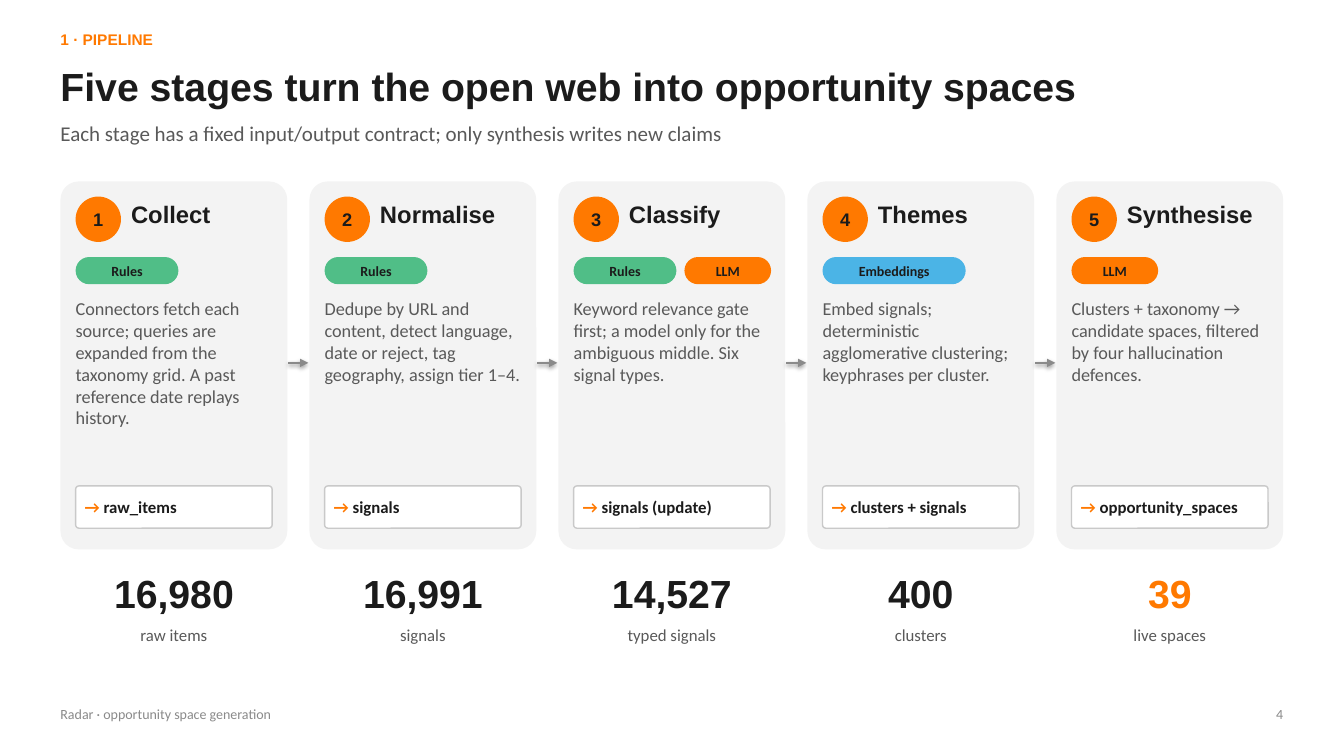
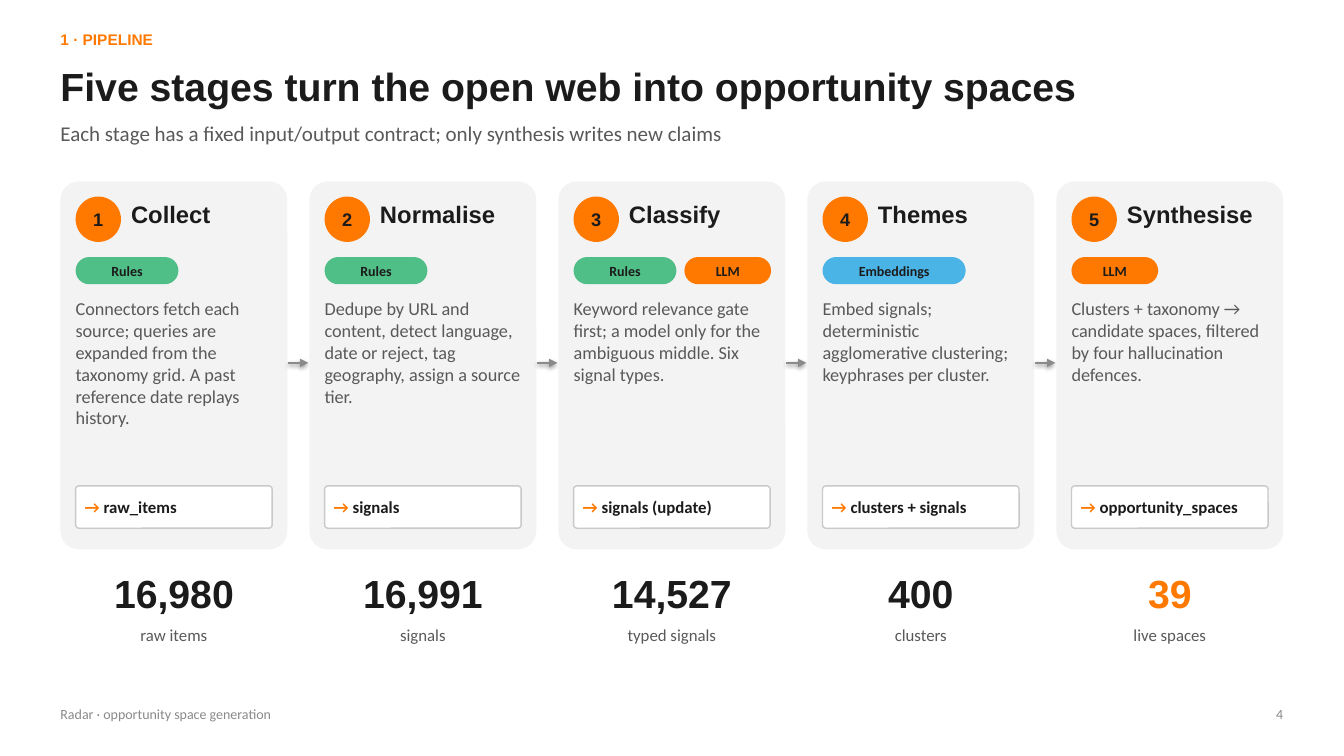
Before and after one commit to stepvda/orange_merge, a slide deck: slide 4 of docs/generation.pptx. Drawn at 1344x756 pixels with LibreOffice and Linux fonts; fonts in the diff are those of the drawing. Boxes give left, top, right and bottom in pixels: in the first picture for what was removed or moved away, otherwise in the second. Text is boxed around its words. In the diff, an @@ line names an element or a change of style, - is before the commit and + after.

```diff
--- a/docs/generation.pptx
+++ b/docs/generation.pptx
@@ text at (x1=325, y1=302, x2=520, y2=403): text changed @@
-Dedupe by URL and content, detect language, date or reject, tag geography, assign tier 1–4.
+Dedupe by URL and content, detect language, date or reject, tag geography, assign a source tier.
```
Also in this commit, not shown: 9 other slides changed, 2 other files.
